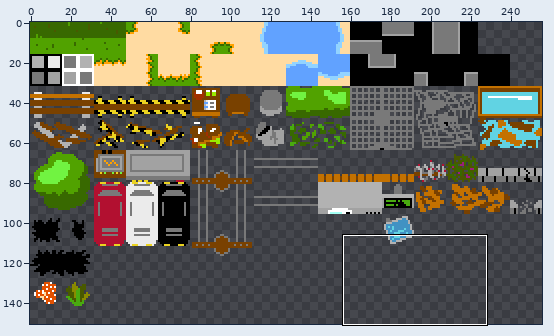
Edited in one commit: sprite sheet (res/atlas/spritesheet.png). The picture above shows the old version from afar; the outline marks the close-up.
Close-up. Earlier state:
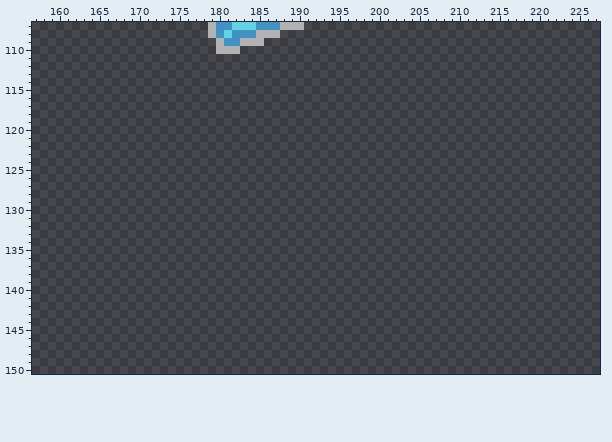
The file is 256x256 pixels. Colours within 5 levels of each other are drawn and written as one. Shown: x 157..227, y 107..150. The wide view leaves out empty margins.
Once edited:
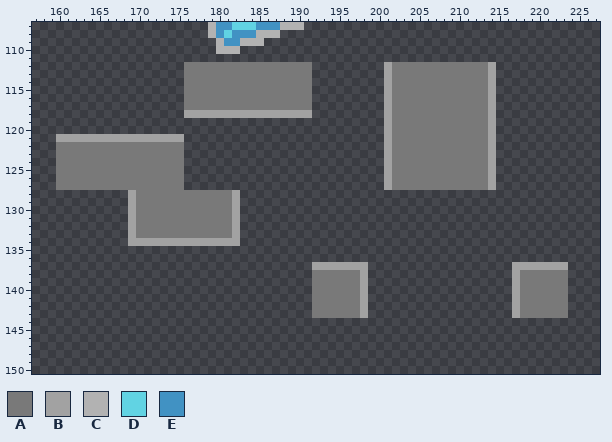
Palette (. is transparent): A #797979  B #a2a2a2  C #b2b2b2  D #61d3e3  E #4192c3
Difference:
The edit adds colour A in rows 112 to 117 at x 176 to 191 and 202 to 213; in rows 118 to 121 at x 202 to 213; in rows 122 to 127 at x 160 to 175 and 202 to 213; in rows 128 to 133 at x 170 to 181; in rows 138 to 143 at x 192 to 197 and 218 to 223.
The edit adds colour B in rows 112 to 117 at x 201 and 214; in row 118 at x 176 to 191, 201 and 214; in rows 119 to 120 at x 201 and 214; in row 121 at x 160 to 175, 201 and 214; in rows 122 to 127 at x 201 and 214; in rows 128 to 133 at x 169 and 182.
The edit adds colour B in row 134 at x 169 to 182; in row 137 at x 192 to 198 and 217 to 223; in rows 138 to 143 at x 198 and 217.
